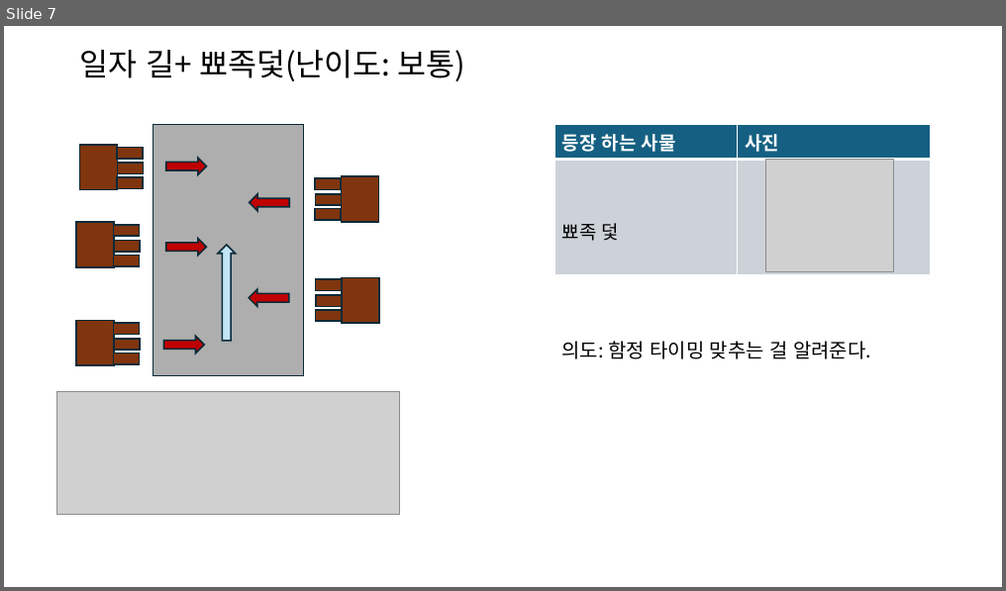
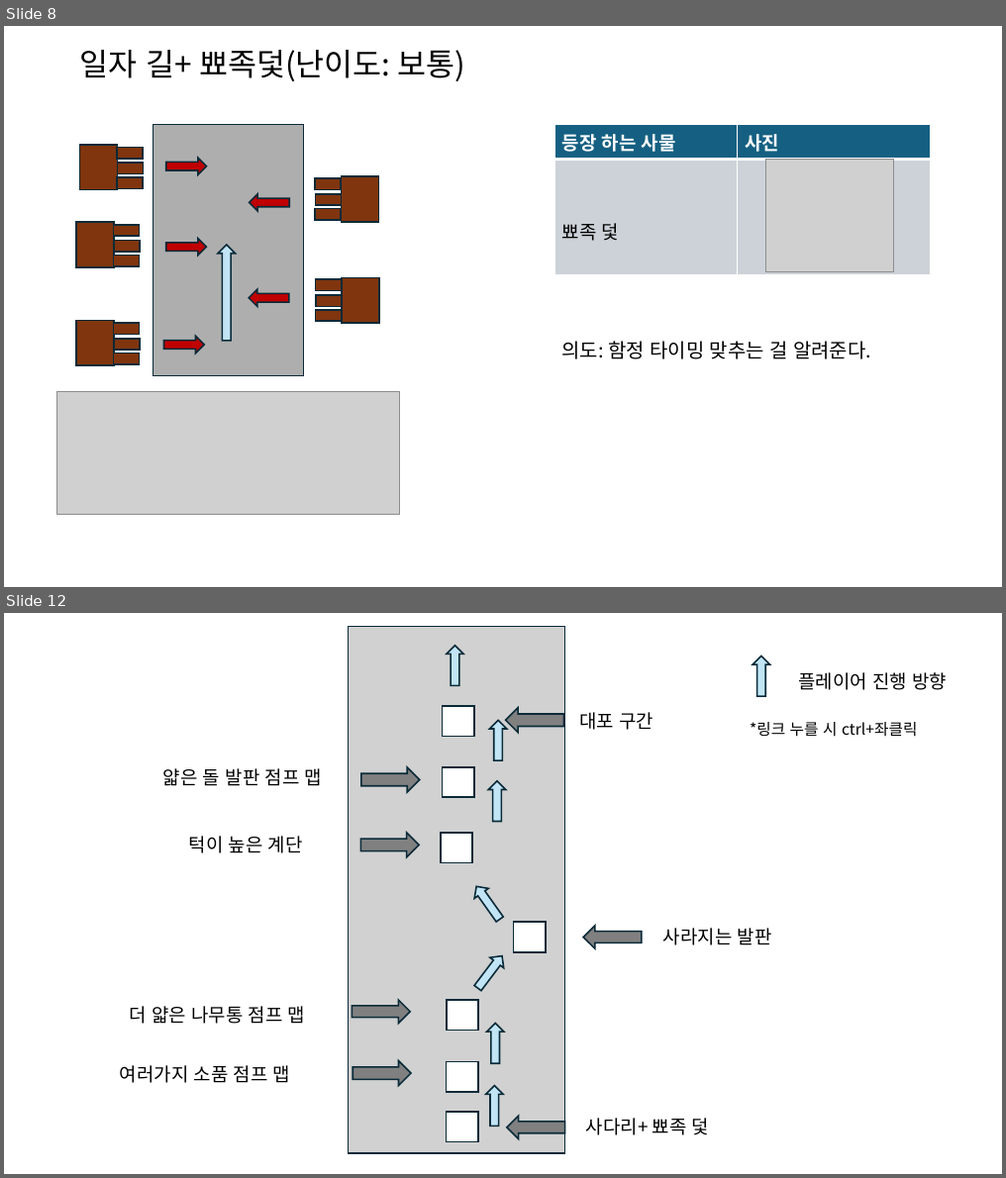
Before and after one commit to Taehyeon88/Team7_SupperUp, a slide deck: 레벨 디자인 기획서/Supper Up 레벨 만들기.pptx. Shown one above the other, each under a label of ours: slide 7 before the commit, slides 8 and 12 after it; the slides between them are not shown. The pictures are 1006x591 and 1006x1178 pixels, drawn with LibreOffice and Linux fonts; fonts in the diff are those of the drawing; grey boxes stand for pictures. Boxes give left, top, right and bottom in pixels: in the first picture for what was removed or moved away, otherwise in the second. Text is boxed around its words. In the diff, an @@ line names an element or a change of style, - is before the commit and + after.

```diff
--- a/레벨 디자인 기획서/Supper Up 레벨 만들기.pptx
+++ b/레벨 디자인 기획서/Supper Up 레벨 만들기.pptx
@@ slide 12 added at bbox=[4, 613, 1002, 1174], background #FFFFFF @@
@@ rectangle added at bbox=[349, 627, 565, 1154], fill #D1D1D1, outline #092A39 1.5 pt @@
@@ right arrow added at bbox=[447, 646, 464, 686], fill #C1E5F5, outline #092A39 1.5 pt @@
@@ right arrow added at bbox=[753, 656, 770, 696], fill #C1E5F5, outline #092A39 1.5 pt @@
@@ text added at bbox=[798, 672, 946, 690], 18 pt, text #000000 @@
+플레이어 진행 방향
@@ rectangle added at bbox=[442, 707, 474, 737], fill #FFFFFF, outline #092A39 1.5 pt @@
@@ right arrow added at bbox=[489, 721, 507, 761], fill #C1E5F5, outline #092A39 1.5 pt @@
@@ right arrow added at bbox=[506, 708, 564, 733], fill #808080, outline #092A39 1.5 pt @@
@@ text added at bbox=[579, 712, 653, 730], 18 pt, text #000000 @@
+대포 구간
@@ text added at bbox=[749, 722, 918, 737], 15 pt, text #000000 @@
+*링크 누를 시 ctrl+좌클릭
@@ text added at bbox=[163, 768, 322, 786], 18 pt, text #000000 @@
+얇은 돌 발판 점프 맵
@@ right arrow added at bbox=[361, 767, 420, 792], fill #808080, outline #092A39 1.5 pt @@
@@ rectangle added at bbox=[442, 767, 474, 797], fill #FFFFFF, outline #092A39 1.5 pt @@
@@ right arrow added at bbox=[489, 781, 506, 822], fill #C1E5F5, outline #092A39 1.5 pt @@
@@ text added at bbox=[189, 836, 303, 854], 18 pt, text #000000 @@
+턱이 높은 계단
@@ right arrow added at bbox=[361, 833, 420, 858], fill #808080, outline #092A39 1.5 pt @@
@@ rectangle added at bbox=[441, 833, 472, 862], fill #FFFFFF, outline #092A39 1.5 pt @@
@@ right arrow added at bbox=[469, 881, 507, 925], fill #C1E5F5, outline #092A39 1.5 pt @@
@@ rectangle added at bbox=[514, 922, 546, 953], fill #FFFFFF, outline #092A39 1.5 pt @@
@@ right arrow added at bbox=[583, 926, 642, 950], fill #808080, outline #092A39 1.5 pt @@
@@ text added at bbox=[663, 928, 772, 946], 18 pt, text #000000 @@
+사라지는 발판
@@ right arrow added at bbox=[471, 951, 509, 993], fill #C1E5F5, outline #092A39 1.5 pt @@
@@ text added at bbox=[130, 1006, 305, 1024], 18 pt, text #000000 @@
+더 얇은 나무통 점프 맵
@@ right arrow added at bbox=[352, 1000, 411, 1023], fill #808080, outline #092A39 1.5 pt @@
@@ rectangle added at bbox=[447, 1000, 478, 1030], fill #FFFFFF, outline #092A39 1.5 pt @@
@@ right arrow added at bbox=[486, 1024, 504, 1064], fill #C1E5F5, outline #092A39 1.5 pt @@
@@ text added at bbox=[120, 1065, 290, 1083], 18 pt, text #000000 @@
+여러가지 소품 점프 맵
@@ right arrow added at bbox=[352, 1061, 411, 1086], fill #808080, outline #092A39 1.5 pt @@
@@ rectangle added at bbox=[447, 1062, 478, 1092], fill #FFFFFF, outline #092A39 1.5 pt @@
@@ right arrow added at bbox=[486, 1086, 503, 1126], fill #C1E5F5, outline #092A39 1.5 pt @@
@@ rectangle added at bbox=[447, 1112, 478, 1142], fill #FFFFFF, outline #092A39 1.5 pt @@
@@ right arrow added at bbox=[507, 1116, 565, 1140], fill #808080, outline #092A39 1.5 pt @@
@@ text added at bbox=[586, 1118, 709, 1136], 18 pt, text #000000 @@
+사다리+ 뾰족 덫
@@ what was slide 7 is now slide 8 @@
```
Also in this commit, not shown: 1 slide changed, 10 other slides added.
